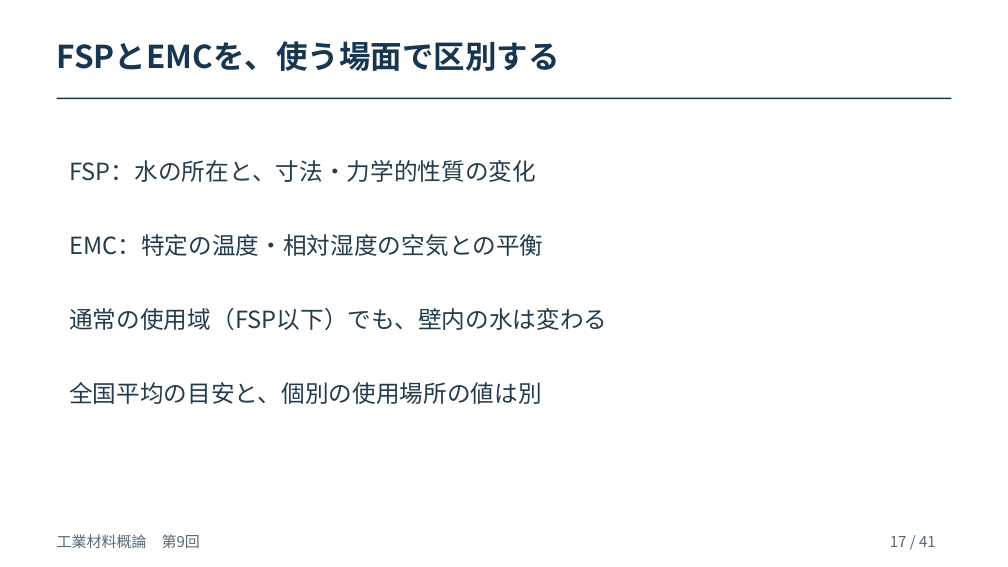
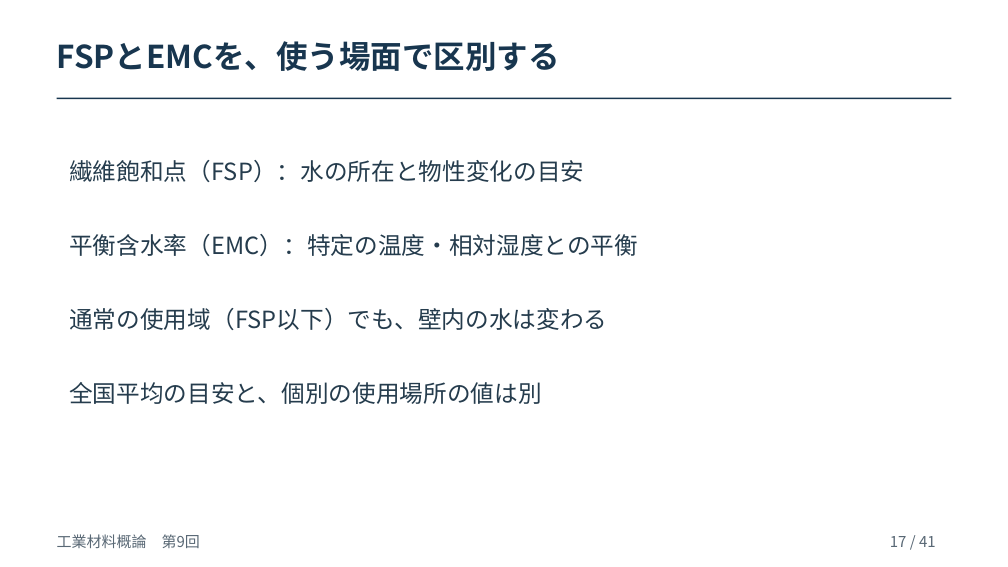
Before and after one commit to zooc-14calbp/industrial-materials-course, a slide deck: slide 17 of 学生用/第09回/09_授業スライド.pptx. Drawn at 1008x567 pixels with LibreOffice and Linux fonts; fonts in the diff are those of the drawing. Boxes give left, top, right and bottom in pixels: in the first picture for what was removed or moved away, otherwise in the second. Text is boxed around its words. In the diff, an @@ line names an element or a change of style, - is before the commit and + after.

```diff
--- a/学生用/第09回/09_授業スライド.pptx
+++ b/学生用/第09回/09_授業スライド.pptx
@@ text at <box>69,160,584,182</box>: text changed @@
-FSP：水の所在と、寸法・力学的性質の変化
+繊維飽和点（FSP）：水の所在と物性変化の目安
@@ text at <box>69,234,638,256</box>: text changed @@
-EMC：特定の温度・相対湿度の空気との平衡
+平衡含水率（EMC）：特定の温度・相対湿度との平衡
```
Also in this commit, not shown: 4 other slides changed, 10 other files.
